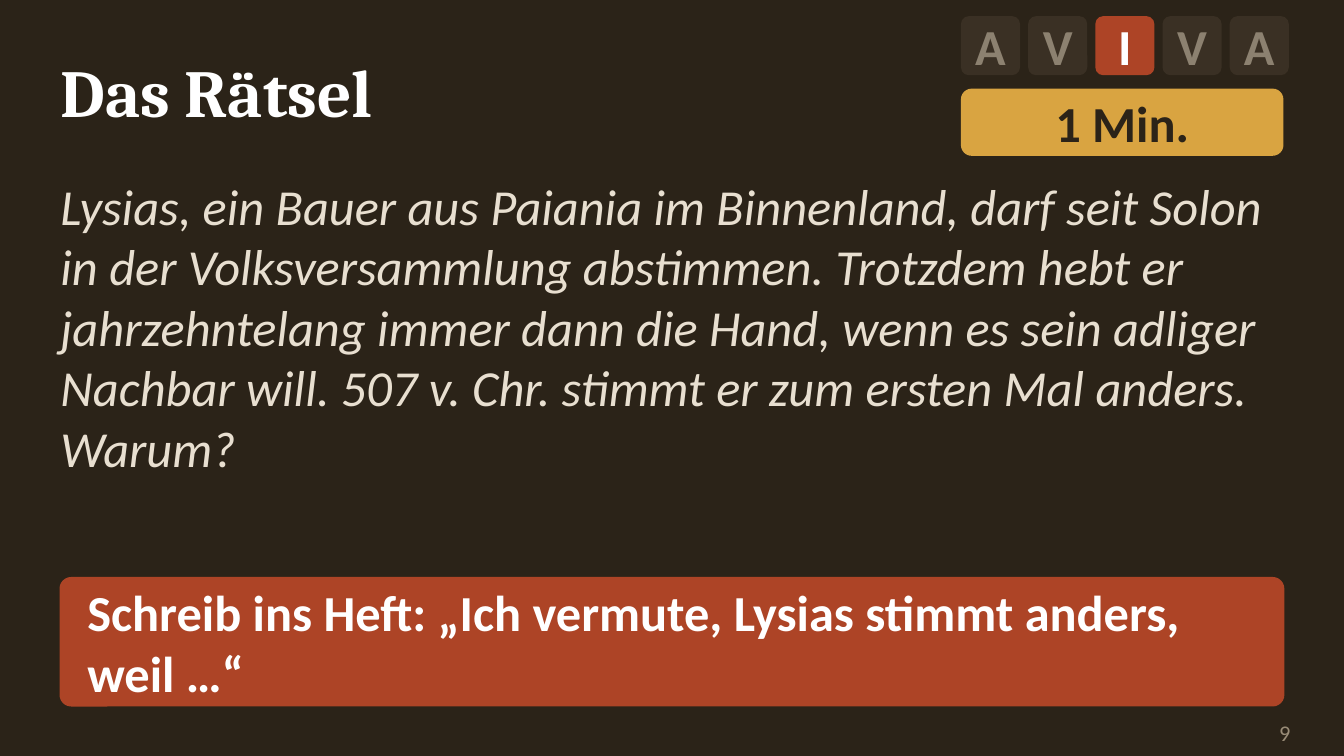
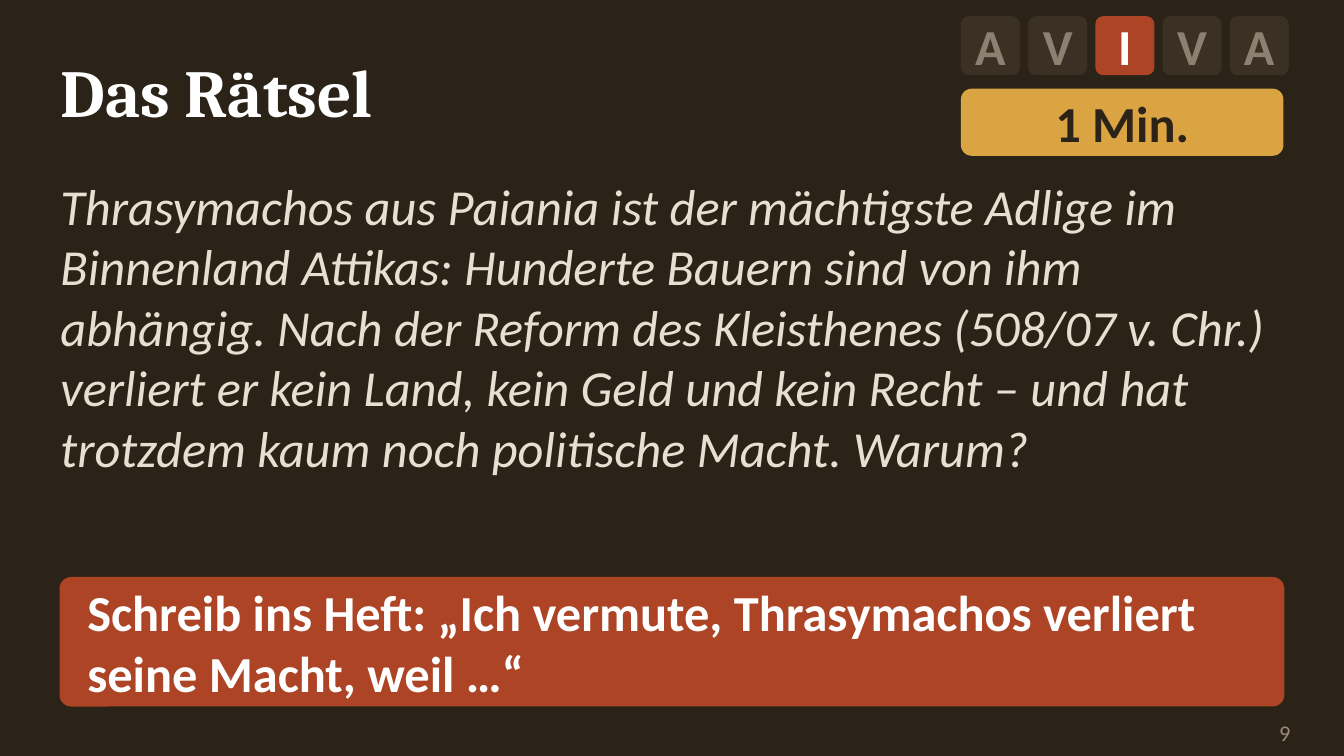
Before and after one commit to golzkonstantin-gif/Schule, a slide deck: slide 9 of Geschichte_11/Stunde_Kleisthenes/Folien_Kleisthenes.pptx. Drawn at 1344x756 pixels with LibreOffice and Linux fonts; fonts in the diff are those of the drawing. Boxes give left, top, right and bottom in pixels: in the first picture for what was removed or moved away, otherwise in the second. Text is boxed around its words. In the diff, an @@ line names an element or a change of style, - is before the commit and + after.

```diff
--- a/Geschichte_11/Stunde_Kleisthenes/Folien_Kleisthenes.pptx
+++ b/Geschichte_11/Stunde_Kleisthenes/Folien_Kleisthenes.pptx
@@ text at bbox=[60, 190, 1264, 475]: text changed @@
-Lysias, ein Bauer aus Paiania im Binnenland, darf seit Solon in der Volksversammlung abstimmen. Trotzdem hebt er jahrzehntelang immer dann die Hand, wenn es sein adliger Nachbar will. 507 v. Chr. stimmt er zum ersten Mal anders. Warum?
+Thrasymachos aus Paiania ist der mächtigste Adlige im Binnenland Attikas: Hunderte Bauern sind von ihm abhängig. Nach der Reform des Kleisthenes (508/07 v. Chr.) verliert er kein Land, kein Geld und kein Recht – und hat trotzdem kaum noch politische Macht. Warum?
@@ text at bbox=[87, 595, 1195, 699]: text changed @@
-Schreib ins Heft: „Ich vermute, Lysias stimmt anders, weil …“
+Schreib ins Heft: „Ich vermute, Thrasymachos verliert seine Macht, weil …“
```
Also in this commit, not shown: 11 other slides changed, 19 other files.
